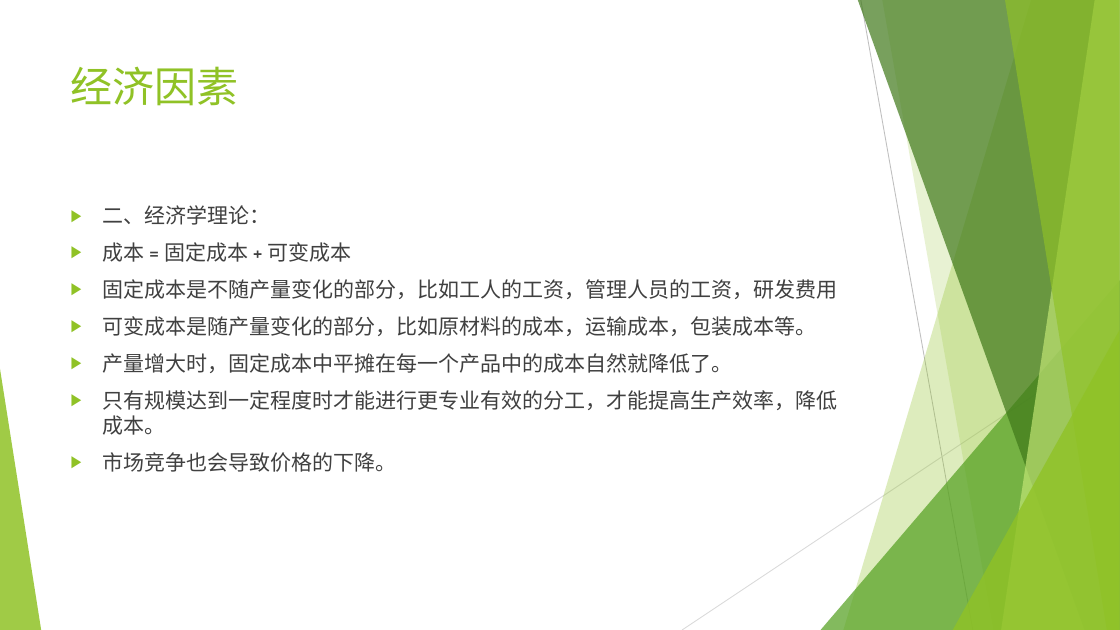
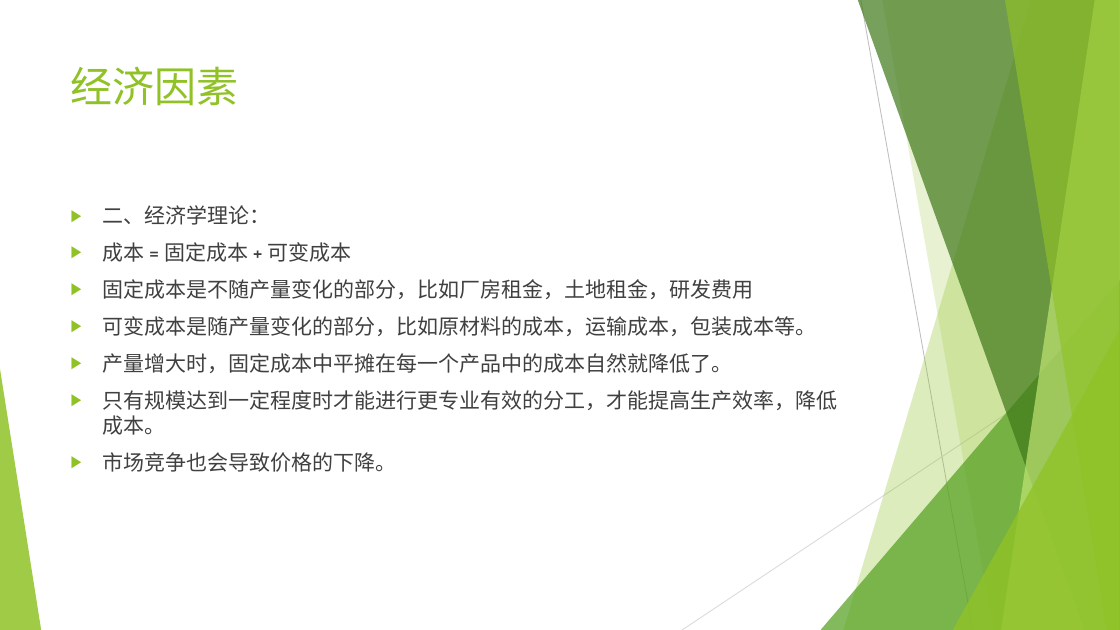
Before and after one commit to LouiValley/Global-Industry-and-Technology-Strategy-2017, a slide deck: slide 11 of weekly_report/group1/group1_week7_ppt.pptx. Drawn at 1120x630 pixels with LibreOffice and Linux fonts; fonts in the diff are those of the drawing. Boxes give left, top, right and bottom in pixels: in the first picture for what was removed or moved away, otherwise in the second. Text is boxed around its words. In the diff, an @@ line names an element or a change of style, - is before the commit and + after.

Commit message:
update

```diff
--- a/weekly_report/group1/group1_week7_ppt.pptx
+++ b/weekly_report/group1/group1_week7_ppt.pptx
@@ text at [102, 279, 753, 299]: text changed @@
-▶ 固定成本是不随产量变化的部分，比如工人的工资，管理人员的工资，研发费用
+▶ 固定成本是不随产量变化的部分，比如厂房租金，土地租金，研发费用
```
